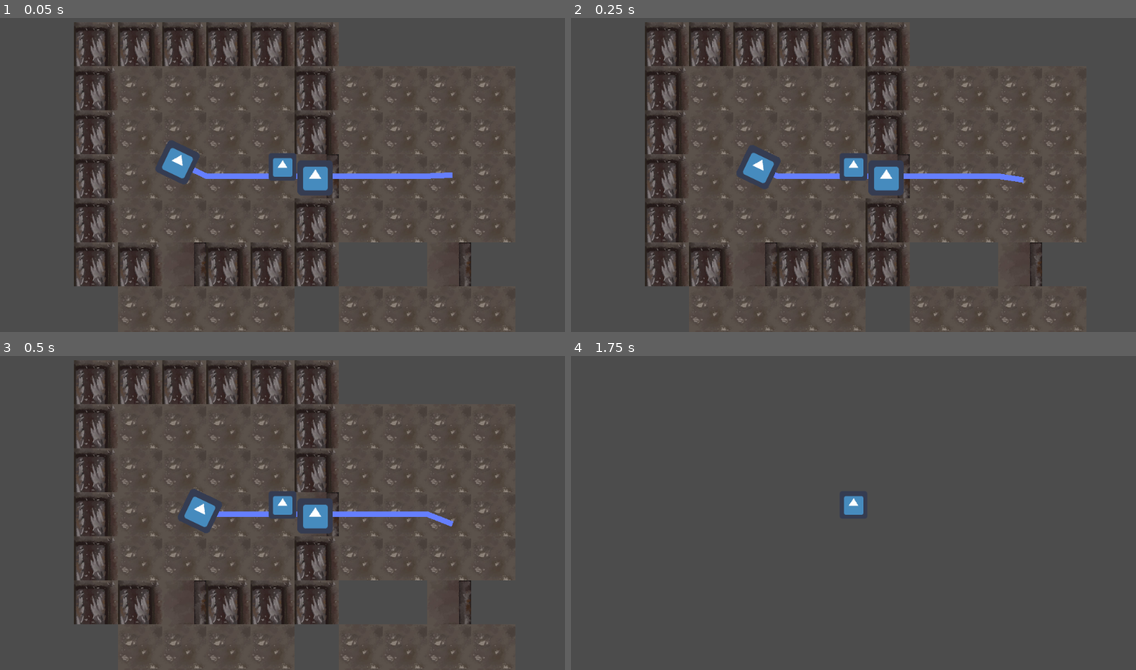
Above: before the commit, frames 1-4 (two rows, left to right).
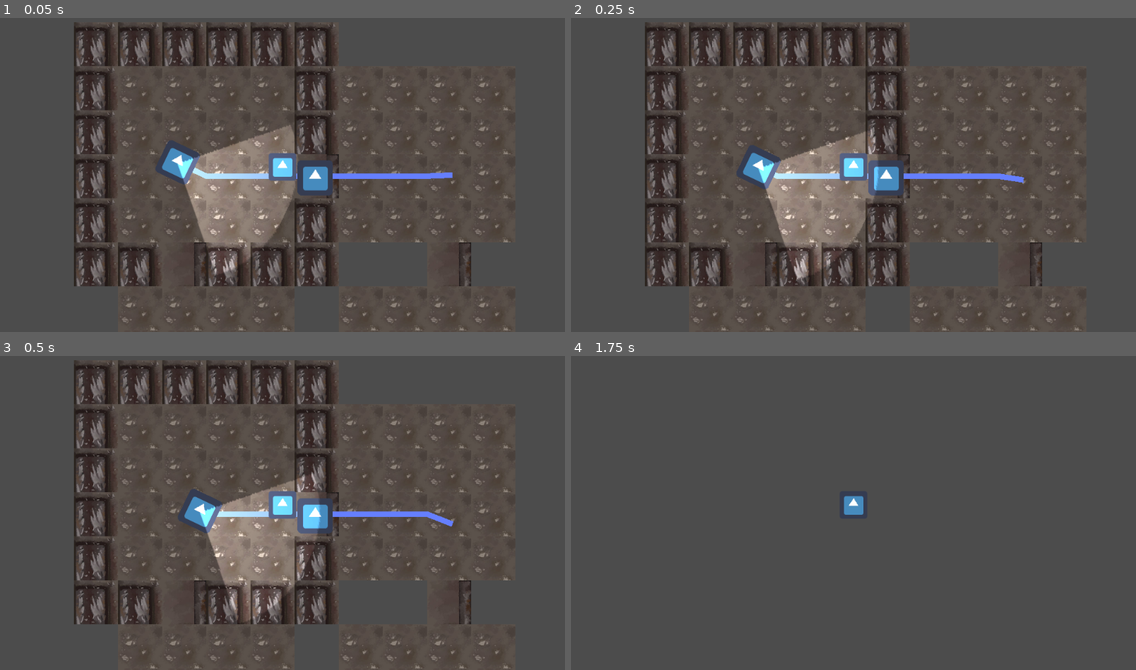
Above: after the commit, the same moments.

Repository: HasanMafatihul/ancient-horror-JAM
Game: Godot game, scene res://screens/temp_map.tscn
Same seed, same stepped clock (60 frames per second), same inputs: the game is played once before the commit and once after it. This scene is started directly instead of the project's main scene. The engine's default icon, where the game draws it, is replaced by a stand-in: a white triangle on a blue panel in a dark square.
Inputs (mouse positions are in pixels of both pictures, inside the frame that each line leads up to):
- Up to frame 1 (0.05 s): no input
- Up to frame 2 (0.25 s): no input
- Up to frame 3 (0.5 s): no input
- Up to frame 4 (1.75 s): tap Enter (ui_accept) at 0.5, 0.77, 1.52 s; move the mouse to (825, 569) at 0.52 s; hold W (up) from 0.53 s (still down); click (825, 569) at 0.67 s; move the mouse to (1023, 553) at 1.27 s

The runs differ from the first frame. In frame 1, 6.1% of the frame differs, in the area x 31-53%, y 34-82%; in frame 2, 6.1%; in frame 3, 6.0%; in frame 4, nothing differs.

Commit message:
Final Finalized monster patrol
Signed-off-by: HasanMafatihul <16521045@mahasiswa.itb.ac.id>

Diff:
--- a/source/enemy/monster.gd
+++ b/source/enemy/monster.gd
@@ -11,6 +11,7 @@
 var path_fol : PathFollow2D
 
 onready var rayCast2D = $RayCast2D # Monster's vision
+onready var visionCone = $sprite/Light2D/Area2D
 
 func _physics_process(delta):
 
@@ -19,6 +20,7 @@
 	# set up for next frame's collision
 	var direction_to_player = global_position.direction_to(target.global_position)
 	rayCast2D.cast_to = direction_to_player * 500
+	#print(visionCone.)
 
 	# State machine
 	if state == "Idle":
@@ -31,15 +33,17 @@
 				path_fol = temp
 
 		# Change state
-		state = "Patrol"
+		state = "Init_Patrol"
+	elif state == "Init_Patrol":
+		path = nav_2d.get_simple_path(global_position, path_fol.global_position, false)
+		if global_position.distance_to(path_fol.global_position) < 10:
+			state = "Patrol"
 	elif state == "Patrol":
-		path = nav_2d.get_simple_path(global_position, path_fol.global_position, false)
-		line.points = path
+		path = nav_2d.get_simple_path(global_position, path_fol.global_position, true)
 	elif state == "Chase":
 		# Chase target
 		path = nav_2d.get_simple_path(global_position, target.global_position, false)
-		line.points = path
-
+	line.points = path
 	# Move
 	var move_distance = speed * delta
 	move_along_path(move_distance)
@@ -58,3 +62,7 @@
 
 		start_point = path[0]
 		path.remove(0)
+
+
+func _on_Area2D_body_entered(body):
+	print(body)
--- a/source/enemy/monster.tscn
+++ b/source/enemy/monster.tscn
@@ -1,7 +1,8 @@
-[gd_scene load_steps=4 format=2]
+[gd_scene load_steps=5 format=2]
 
 [ext_resource path="res://icon.png" type="Texture" id=1]
 [ext_resource path="res://source/enemy/monster.gd" type="Script" id=2]
+[ext_resource path="res://assets/monster_light_mask.png" type="Texture" id=3]
 
 [sub_resource type="RectangleShape2D" id=1]
 extents = Vector2( 32, 32 )
@@ -12,7 +13,26 @@
 [node name="sprite" type="Sprite" parent="."]
 texture = ExtResource( 1 )
 
+[node name="Light2D" type="Light2D" parent="sprite"]
+rotation = 1.5708
+scale = Vector2( 1.8, 1.8 )
+texture = ExtResource( 3 )
+
+[node name="Area2D" type="Area2D" parent="sprite/Light2D"]
+
+[node name="CollisionPolygon2D" type="CollisionPolygon2D" parent="sprite/Light2D/Area2D"]
+build_mode = 1
+polygon = PoolVector2Array( 84.4445, -84.4445, 0, 0, -84.4445, -84.4445, 0, -120 )
+
+[node name="sprite2" type="Sprite" parent="."]
+visible = false
+scale = Vector2( 8, 8 )
+texture = ExtResource( 1 )
+
 [node name="collision" type="CollisionShape2D" parent="."]
 shape = SubResource( 1 )
 
 [node name="RayCast2D" type="RayCast2D" parent="."]
+enabled = true
+
+[connection signal="body_entered" from="sprite/Light2D/Area2D" to="." method="_on_Area2D_body_entered"]
Binary file added: assets/monster_light_mask.png
Not shown, added: assets/monster_light_mask.png.import
